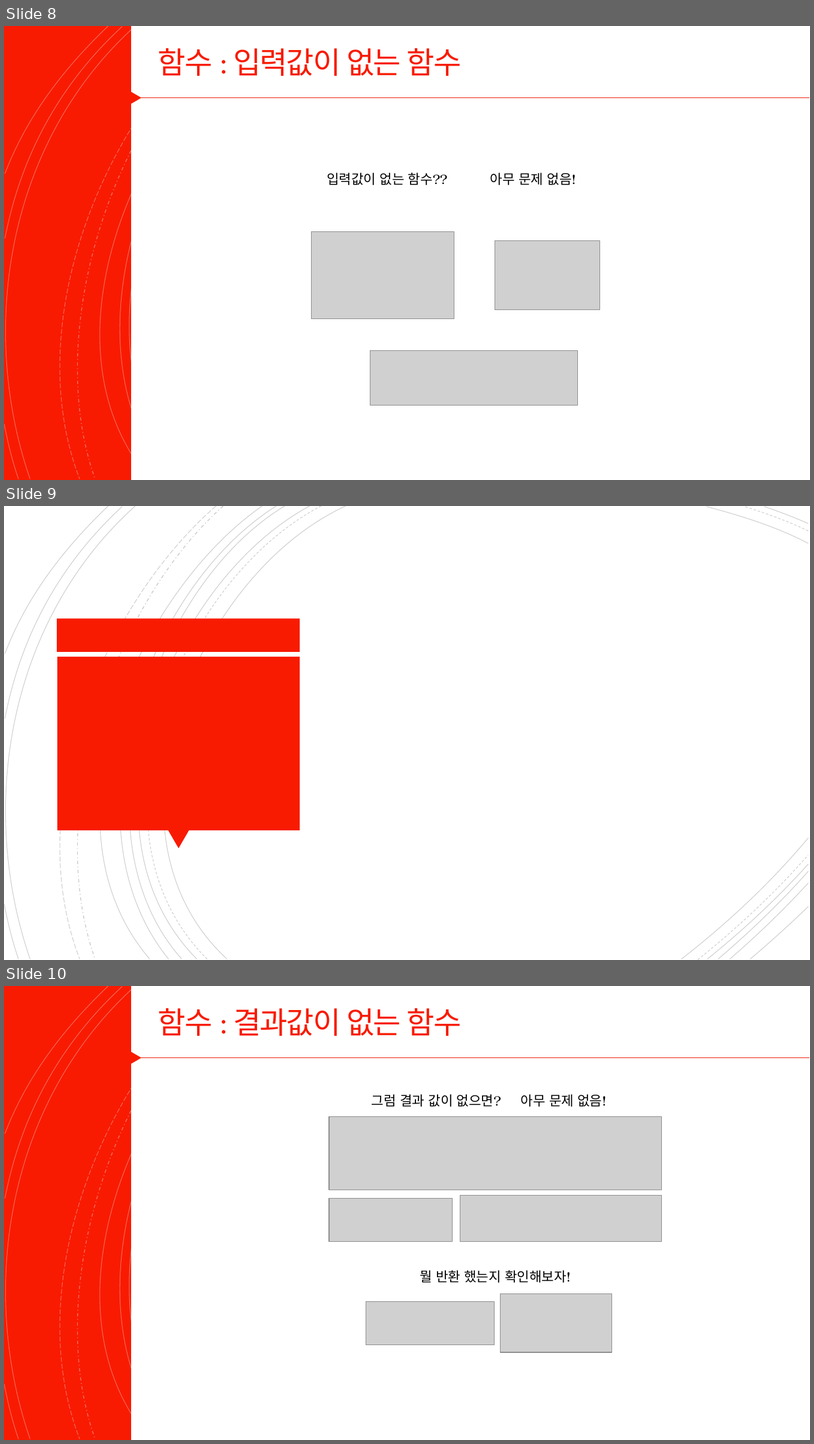
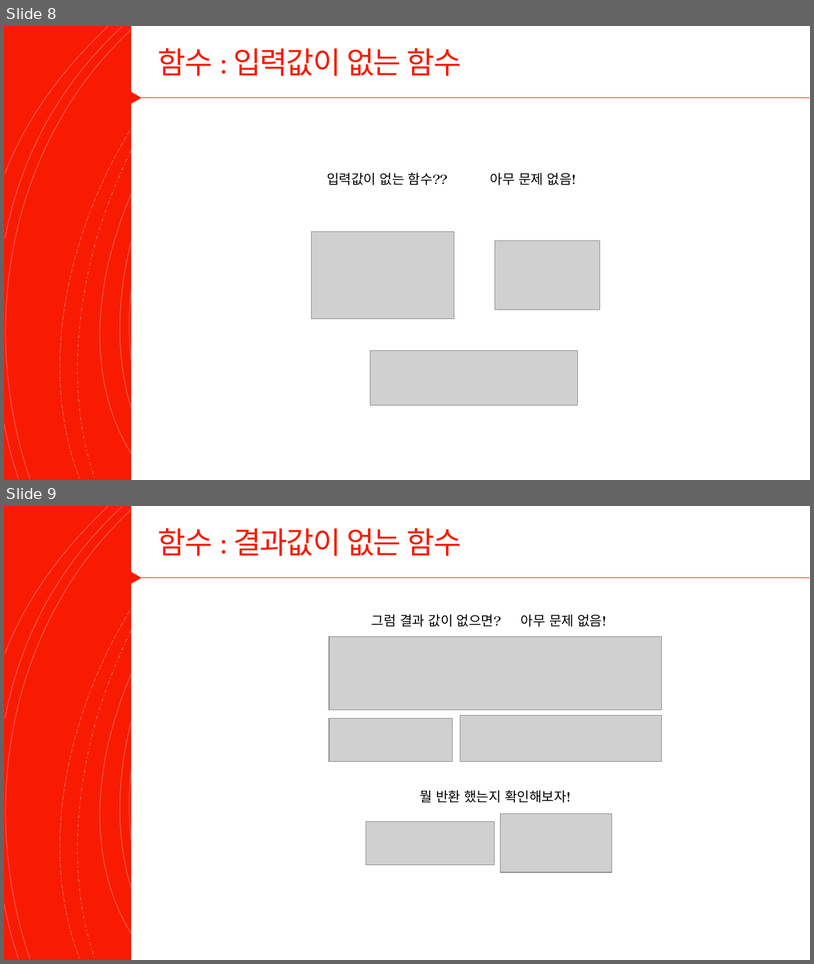
Before and after one commit to Valentine117/python_basic_class, a slide deck: 04장 프로그램의 입력과 출력은 어떻게 해야 할까.pptx. Shown one above the other, each under a label of ours: slides 8, 9 and 10 before the commit, slides 8 and 9 after it. The pictures are 814x1444 and 814x964 pixels, drawn with LibreOffice and Linux fonts; fonts in the diff are those of the drawing; grey boxes stand for pictures. Boxes give left, top, right and bottom in pixels: in the first picture for what was removed or moved away, otherwise in the second. Text is boxed around its words. In the diff, an @@ line names an element or a change of style, - is before the commit and + after.

```diff
--- a/04장 프로그램의 입력과 출력은 어떻게 해야 할까.pptx
+++ b/04장 프로그램의 입력과 출력은 어떻게 해야 할까.pptx
@@ slide 9 removed at (4,506,810,960), background #FFFFFF; not listed: 16 template elements that a slide beside it also shows @@
@@ rectangle removed at (57,619,300,652) @@
@@ rectangle removed at (57,657,300,830) @@
@@ triangle removed at (168,830,189,849) @@
@@ group removed at (682,838,809,959): 5 freeform shapes @@
@@ what was slide 10 is now slide 9 @@
```
Also in this commit, not shown: 1 slide changed, 3 slides added.
